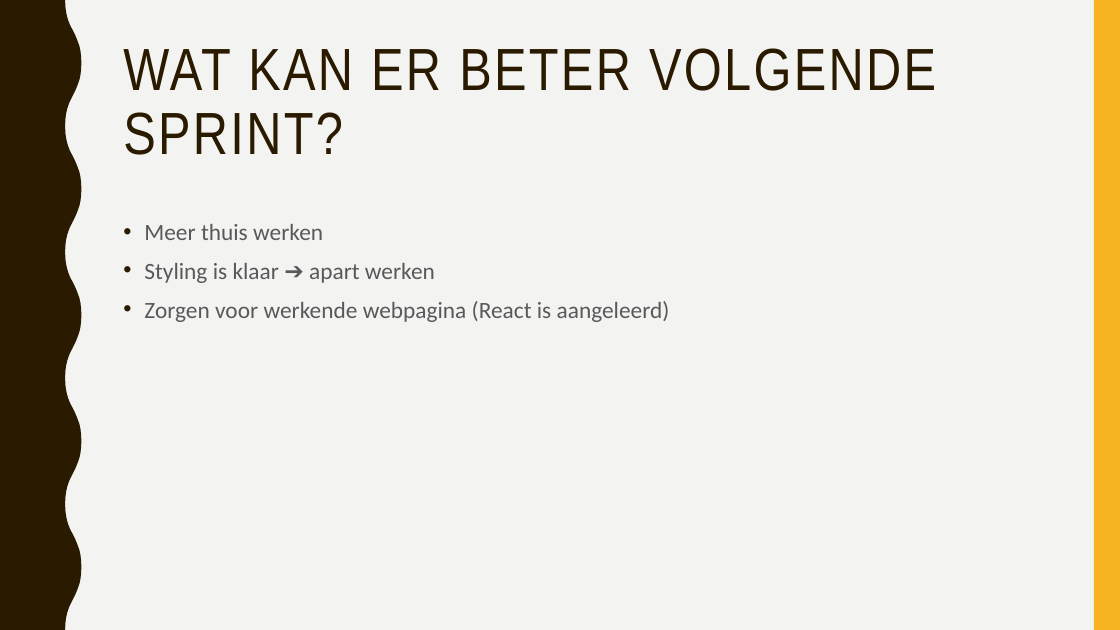
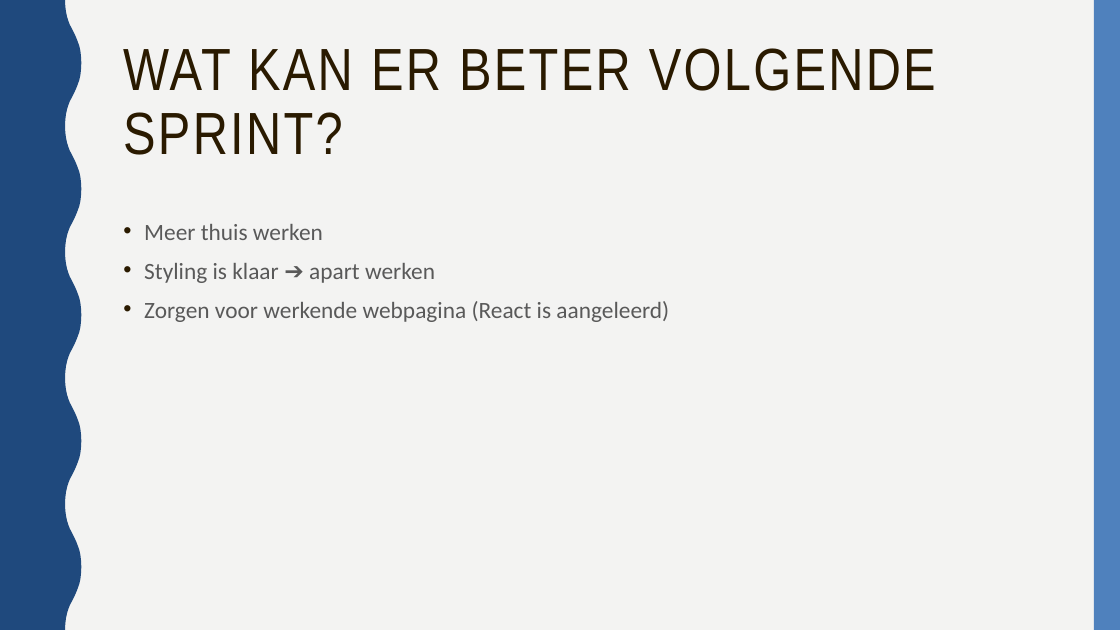
Before and after one commit to KevinD25/BBsnap, a slide deck: slide 5 of doc/presentatie oktober.pptx. Drawn at 1120x630 pixels with LibreOffice and Linux fonts; fonts in the diff are those of the drawing. Boxes give left, top, right and bottom in pixels: in the first picture for what was removed or moved away, otherwise in the second. Text is boxed around its words. In the diff, an @@ line names an element or a change of style, - is before the commit and + after.

```diff
--- a/doc/presentatie oktober.pptx
+++ b/doc/presentatie oktober.pptx
@@ freeform shape at (0, 0, 82, 630): fill #2A1A00 to #1F497D; outline redrawn @@
@@ rectangle at (1094, 0, 1120, 630): fill #F8B323 to #4F81BD @@
```
Also in this commit, not shown: 8 other slides changed, 1 slide added.
